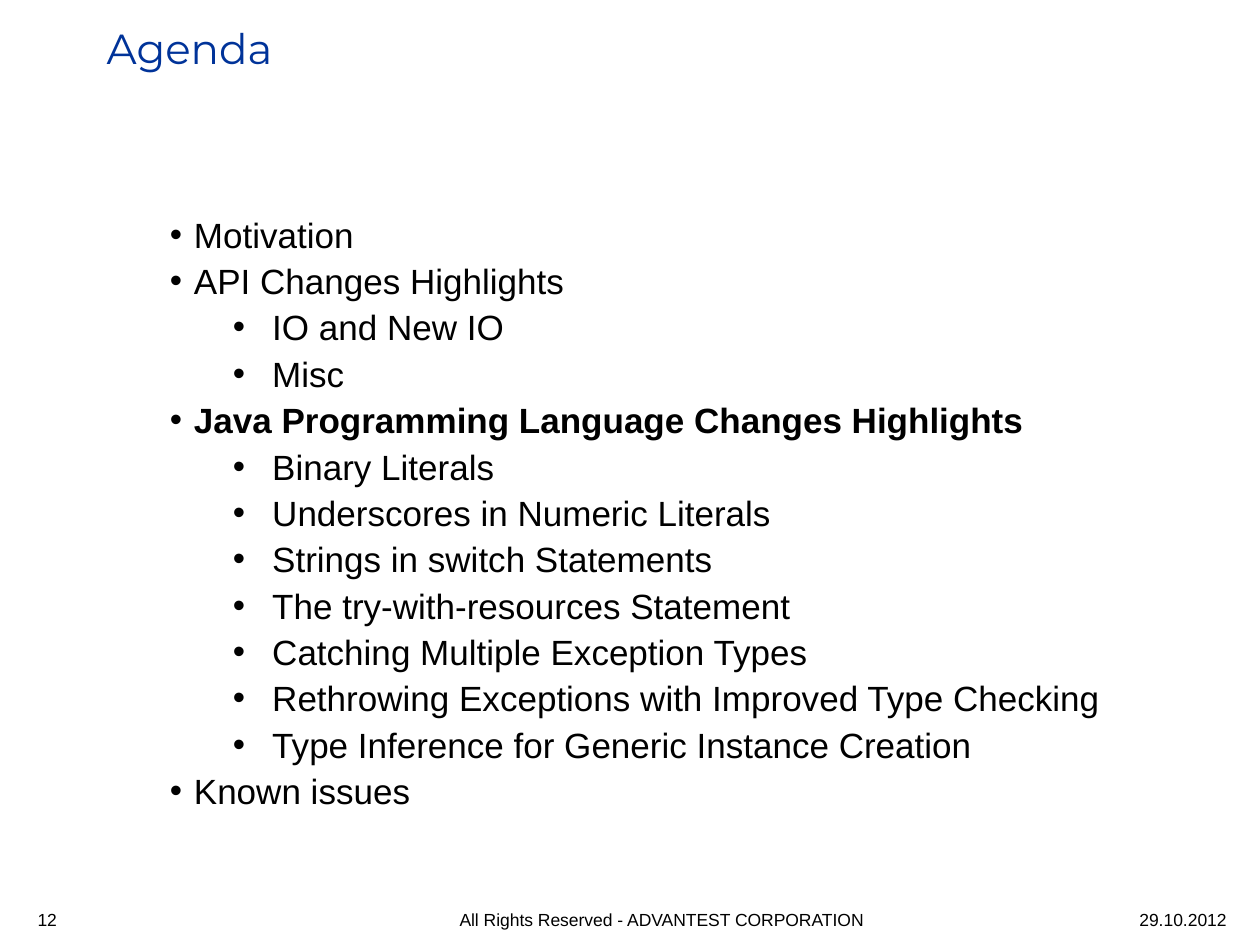
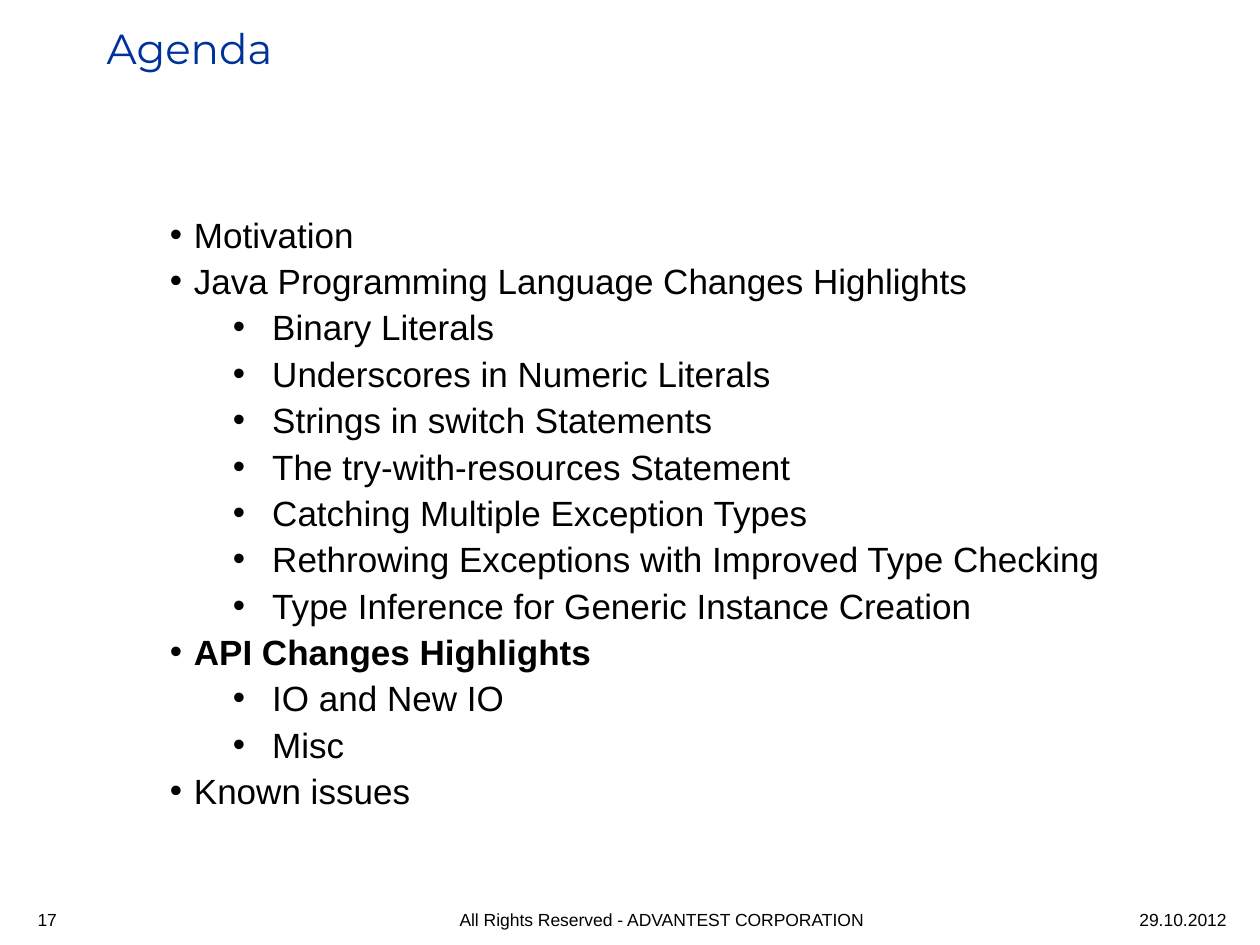
Before and after one commit to iloveeclipse/java7examples, a slide deck: slide 17 of doc/Java7_highlights.ppt (slide 12 before the commit). Drawn at 1260x945 pixels with LibreOffice and Linux fonts; fonts in the diff are those of the drawing; background and template pictures are left out. Boxes give left, top, right and bottom in pixels: in the first picture for what was removed or moved away, otherwise in the second. Text is boxed around its words. In the diff, an @@ line names an element or a change of style, - is before the commit and + after.

```diff
--- a/doc/Java7_highlights.ppt
+++ b/doc/Java7_highlights.ppt
@@ text at [194,268,564,388]: paragraphs removed @@
-• API Changes Highlights
-  • IO and New IO
-  • Misc
@@ text at [194,268,967,301]: bold off in "Java Programming Language Changes Highlights" @@
@@ text at [194,639,591,759]: paragraphs added @@
+• API Changes Highlights
+  • IO and New IO
+  • Misc
@@ page number at [38,914,57,926]: text changed @@
-12
+17
```
Also in this commit, not shown: 5 other slides changed, 2 slides added.
